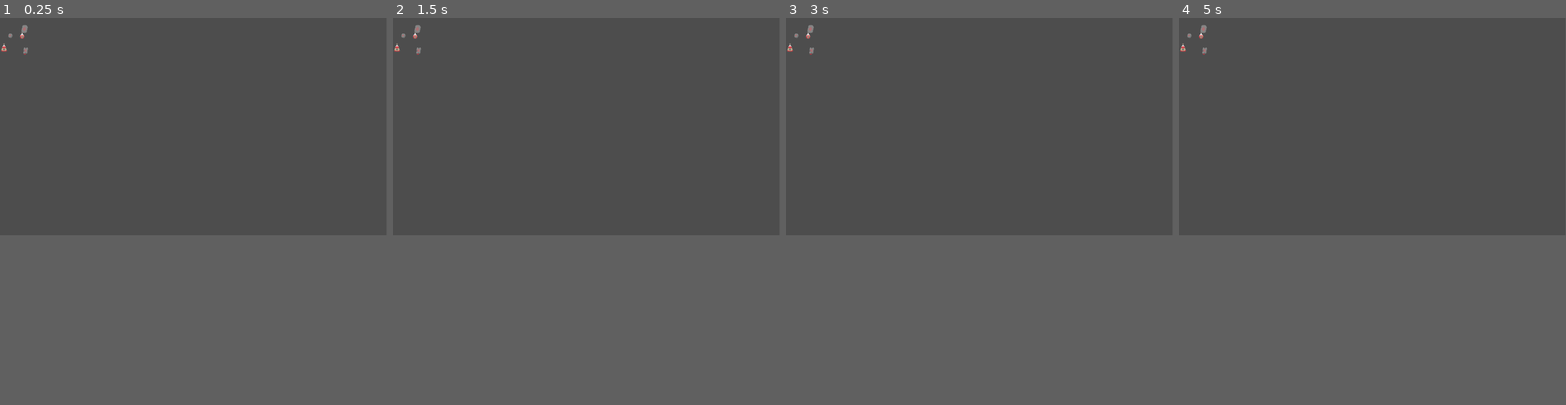
Above: before the commit, frames 1-4 (left to right).
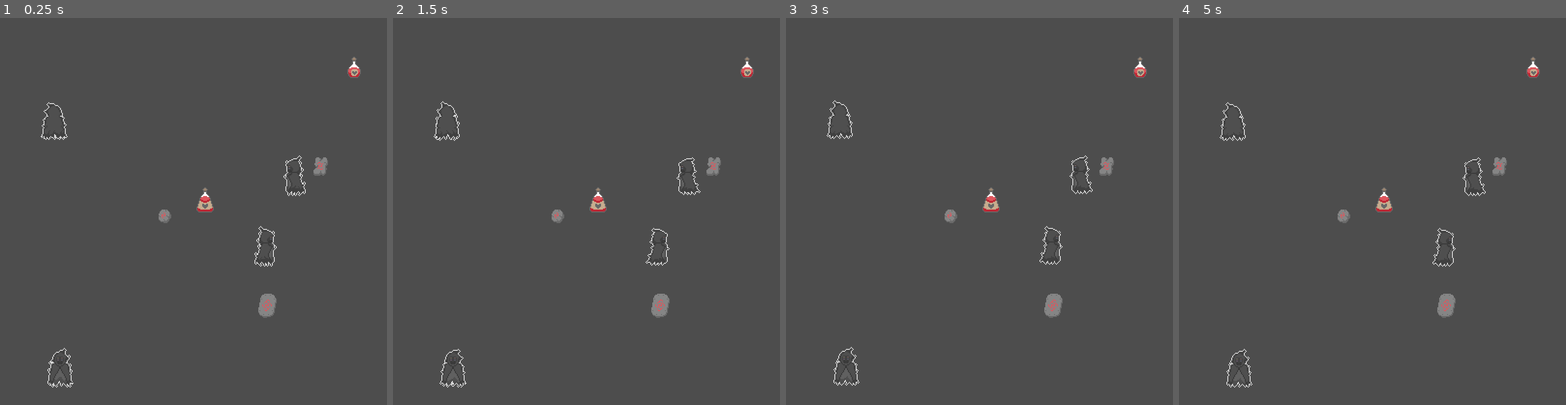
Above: after the commit, the same moments.

Repository: Mo-BiuS/Tool.ThingRef
Game: Godot game, scene res://Yggdrassil/Odhal/Odhal.tscn
Same seed, same stepped clock (60 frames per second), same inputs: the game is played once before the commit and once after it.
Inputs:
- Up to frame 1 (0.25 s): no input
- Up to frame 2 (1.5 s): no input
- Up to frame 3 (3 s): no input
- Up to frame 4 (5 s): no input
In our replay, the window is 799x449 before the commit and 800x800 after it. These sizes can differ from the game's own. Grey fills any space a smaller window leaves; there, only what the larger window draws over its background counts as a difference.

The runs differ from the first frame. In frame 1, 1.2% of the frame differs, in the area x 0-94%, y 1-96%; in frame 2, 1.2%; in frame 3, 1.2%; in frame 4, 1.2%.

Commit message:
sprite sheet work, loadList also

Diff:
--- /dev/null
+++ b/LoadList.json
@@ -0,0 +1,6 @@
+{
+	"LoadList":[
+		"res://Data/Core/",
+		"res://Mods/PlayerModTest/"
+	]
+}
--- a/Data/Core/Ref/ThingDef/char.json
+++ b/Mods/PlayerModTest/char.json
@@ -4,11 +4,11 @@
 			"name":"Player",
 			"description":"huwawawawa",
 			"spriteFramesData":{
-				"path":"res://Data/Core/Sprite/Shade.png",
-				"frameSize":[32,42],
+				"path":"res://Mods/PlayerModTest/Shade.png",
+				"frameSize":[32,48],
 				"animations":{
-					"north":[[0,3],[1,3],[2,3],[3,3]],
-					"east":[[0,4],[1,4],[2,4],[3,4]],
+					"north":[[0,2],[1,2],[2,2],[3,2]],
+					"east":[[0,3],[1,3],[2,3],[3,3]],
 					"south":[[0,0],[1,0],[2,0],[3,0]],
 					"west":[[0,1],[1,1],[2,1],[3,1]]
 				}
--- a/Yggdrassil/Data/Constant/Static/ArrayFunc.gd
+++ b/Yggdrassil/Data/Constant/Static/ArrayFunc.gd
@@ -1,7 +1,7 @@
 class_name ArrayFunc
 
 static func vector2iAt(array:Array)->bool:
-	return !(array.size() == 2 &&
+	return (array.size() == 2 &&
 	(array[0] is int || array[0] is float) &&
 	(array[1] is int || array[1] is float))
 static func getVector2i(array:Array)->Vector2i:
@@ -9,7 +9,7 @@
 
 static func vector2iArrayAt(array:Array)->bool:
 	for subArray in array:
-		if((subArray is Array && vector2iAt(subArray))):return false
+		if(!(subArray is Array && vector2iAt(subArray))):return false
 	return true
 static func getVector2iArrayAt(array:Array)->Array[Vector2i]:
 	var rep:Array[Vector2i] = []
--- a/Yggdrassil/Data/Constant/Static/DictFunc.gd
+++ b/Yggdrassil/Data/Constant/Static/DictFunc.gd
@@ -2,55 +2,50 @@
 
 static func mergeDict(d1:Dictionary,d2:Dictionary)->void:
 	for key in d2:
-		if(d1.has(key) && d1[key] is Dictionary && d2[key] is Dictionary):mergeDict(d1[key],d2[key])
-		else:d1[key] = d2[key]
+		if(d1.has(key)):
+			if(d1[key] is Dictionary && d2[key] is Dictionary):
+				mergeDict(d1[key],d2[key])
+			else:
+				d1[key] = d2[key]
+		else:
+			d1[key] = d2[key]
 
 #==================================================================================================#
-static func intAt(dict:Dictionary,path:String)->bool:
-	return dict.has(path) && (dict[path] is int || dict[path] is float)
-static func floatAt(dict:Dictionary,path:String)->bool:
-	return dict.has(path) && (dict[path] is int || dict[path] is float)
-static func stringAt(dict:Dictionary,path:String)->bool:
-	return dict.has(path) && dict[path] is String
-static func fileAt(dict:Dictionary,path:String)->bool:
-	if(!stringAt(dict,path)):return false
-	if(!FileAccess.file_exists(dict[path])):return false
+static func intAt(dict:Dictionary,key:String)->bool:
+	return dict.has(key) && (dict[key] is int || (dict[key] is float && dict[key] == float(int(dict[key]))))
+static func floatAt(dict:Dictionary,key:String)->bool:
+	return dict.has(key) && (dict[key] is int || dict[key] is float)
+static func stringAt(dict:Dictionary,key:String)->bool:
+	return dict.has(key) && dict[key] is String
+static func fileAt(dict:Dictionary,key:String)->bool:
+	if(!stringAt(dict,key)):return false
+	if(!FileAccess.file_exists(dict[key])):return false
 	return true
 #==================================================================================================#
-static func dictAt(dict:Dictionary,path:String)->bool:
-	return dict.has(path) && dict[path] is Dictionary
-static func arrayAt(dict:Dictionary,path:String)->bool:
-	return dict.has(path) && dict[path] is Array
+static func dictAt(dict:Dictionary,key:String)->bool:
+	return dict.has(key) && dict[key] is Dictionary
+static func arrayAt(dict:Dictionary,key:String)->bool:
+	return dict.has(key) && dict[key] is Array
 #==================================================================================================#
-static func rect2iAt(dict:Dictionary,path:String)->bool:
-	if(!dict.has(path) || !(dict[path] is Array)):return false
-	var test:Array = dict[path]
+static func rect2iAt(dict:Dictionary,key:String)->bool:
+	if(!dict.has(key) || !(dict[key] is Array)):return false
+	var test:Array = dict[key]
 
 	if(test.size() != 4):return false
 	for i in test:
 		if ! (i is int || i is float):return false
 	return true
-static func getRect2i(dict:Dictionary,path:String)->Rect2i:
-	var test:Array = dict[path]
+static func getRect2i(dict:Dictionary,key:String)->Rect2i:
+	var test:Array = dict[key]
 	return Rect2i(test[0],test[1],test[2],test[3])
-static func vector2iAt(dict:Dictionary,path:String)->bool:
-	if(!dict.has(path) || !(dict[path] is Array)):return false
-	var test:Array = dict[path]
+static func vector2iAt(dict:Dictionary,key:String)->bool:
+	if(!dict.has(key) || !(dict[key] is Array)):return false
+	var test:Array = dict[key]
 	if(test.size() != 2):return false
 	for i in test:
 		if ! (i is int || i is float):return false
 	return true
-static func getVector2i(dict:Dictionary,path:String)->Vector2i:
-	var test:Array = dict[path]
+static func getVector2i(dict:Dictionary,key:String)->Vector2i:
+	var test:Array = dict[key]
 	return Vector2i(test[0],test[1])
 #==================================================================================================#
-static func getAtlasIdFromDict(dict:Dictionary)->int:
-	if(!dictAt(dict,"atlasData")):return -1
-	if(!AtlasLoadData.isValidData(dict["atlasData"])):return -1
-
-	return WorldData.textureHandler.getAtlasId(AtlasLoadData.loadDataFrom(dict["atlasData"]))
-static func getSpriteFramesIdFromDict(dict:Dictionary)->int:
-	if(!dictAt(dict,"spriteFramesData")):return -1
-	if(!SpriteFramesLoadData.isValidData(dict["spriteFramesData"])):return -1
-
-	return WorldData.textureHandler.getSpriteFramesId(SpriteFramesLoadData.loadDataFrom(dict["spriteFramesData"]))
--- a/Yggdrassil/Data/Global/WorldData.gd
+++ b/Yggdrassil/Data/Global/WorldData.gd
@@ -6,3 +6,11 @@
 func _ready() -> void:
 	add_child(defHandler)
 	add_child(textureHandler)
+	WorldEvent.stateChanged.connect(_stateChanged)
+
+func _stateChanged(_old:E_State.Value,new:E_State.Value)->void:
+	match new:
+		E_State.LOADING_RESSOURCE_START:
+			defHandler.clear()
+			textureHandler.clear()
+			defHandler.startLoading()
--- a/Yggdrassil/Data/Handler/DefHandler.gd
+++ b/Yggdrassil/Data/Handler/DefHandler.gd
@@ -1,45 +1,52 @@
 class_name DefHandler extends Node
+
+const LOAD_LIST:="res://LoadList.json"
+
+var defKeys:Dictionary[GDScript,String] = {
+	ThingDef:"ThingDef"
+}
+var defLoadOrder:Array[GDScript] = [
+	ThingDef
+]
 
 var _loadingThread:Thread
 
-const CORE_FOLDER:="res://Data/Core/"
-
 var root:Dictionary[String,Dictionary]
 
-func _ready() -> void:
-	WorldEvent.stateChanged.connect(_stateChanged)
-
-func _stateChanged(_old:E_State.Value,new:E_State.Value)->void:
-	match new:
-		E_State.LOADING_RESSOURCE_START:
-			clear()
-			_loadingThread = Thread.new()
-			_loadingThread.start(_loading)
-
 #==============================================================================#
+func startLoading()->void:
+	_loadingThread = Thread.new()
+	_loadingThread.start(_loading)
 func _loading()->void:
-	_loadRefInFolder(CORE_FOLDER)
+	_loadRefFromDict(_loadAllDict())
 	WorldEvent.setState(E_State.LOADING_RESSOURCE_FINISHED)
 
-func _loadRefInFolder(path:String)->void:
-	var dir = DirAccess.open(path)
-	if(dir == null):return
+func _loadAllDict()->Dictionary:
+	var rep := {}
+	var loadDict:=_loadJsonFromPath(LOAD_LIST)
+	if(DictFunc.arrayAt(loadDict,"LoadList")):
+		var loadArray:Array = loadDict["LoadList"]
+		for path in loadArray:
+			DictFunc.mergeDict(rep,_getDictFromFolder(path))
+	return rep
 
-	var allDict:Dictionary = _getDictFromFolder(path+"Ref")
-	if(!allDict.is_empty()):
-		var sourceName:=path.get_slice("/",path.get_slice_count("/")-2)
-		root["ThingDef"] = {}
-		_loadThingDef(allDict,sourceName)
+func _loadRefFromDict(allDict:Dictionary)->void:
+	if(allDict.is_empty()):return
 
-func _loadThingDef(dict:Dictionary,sourceName:String)->void:
-	if(DictFunc.dictAt(dict,"ThingDef")):
-		root["ThingDef"] = {}
-		for key in dict["ThingDef"].keys():
-			var thing:=ThingDef.new()
-			thing.setMeta(key,sourceName)
-			thing.loadFromDict(dict["ThingDef"][key])
-			root["ThingDef"][key] = thing
-		dict.erase("ThingDef")
+	for script in defLoadOrder:
+		if(defKeys.has(script)):
+			var scriptName := defKeys[script]
+			if(DictFunc.dictAt(allDict,scriptName)):
+				root[scriptName] = {}
+				var scriptDict:Dictionary = allDict[scriptName]
+				for key in scriptDict.keys():
+					var thing:=ThingDef.new()
+					if(thing.loadFromDict(scriptDict[key])):
+						thing.setMeta(key)
+						root[scriptName][key] = thing
+				allDict.erase(scriptName)
+
+	if(!allDict.is_empty()):return
 
 #==============================================================================#
 func _getDictFromFolder(path:String)->Dictionary:
@@ -52,15 +59,22 @@
 	var fileName = dir.get_next()
 	while fileName != "":
 		if dir.current_is_dir():
-			DictFunc.mergeDict(rep,_getDictFromFolder(path+"/"+fileName))
+			DictFunc.mergeDict(rep,_getDictFromFolder(path.path_join(fileName)))
 		elif(fileName.ends_with(".json")):
-			var json_as_text = FileAccess.get_file_as_string(path+"/"+fileName)
-			var parsedData=JSON.parse_string(json_as_text)
-			if(parsedData != null && parsedData is Dictionary):
-				DictFunc.mergeDict(rep,JSON.parse_string(json_as_text))
+			DictFunc.mergeDict(rep,_loadJsonFromPath(path.path_join(fileName)))
 		fileName = dir.get_next()
-
+	dir.list_dir_end()
 	return rep
 
+func _loadJsonFromPath(path:String)->Dictionary:
+	if !FileAccess.file_exists(path) :
+		push_error("File not found : "+path)
+	var json := JSON.new()
+	if(json.parse(FileAccess.get_file_as_string(path)) != OK):
+		push_error("%s ligne %d : %s" % [path, json.get_error_line(), json.get_error_message()])
+	elif(json.data is Dictionary):
+		return json.data
+	return {}
+#==============================================================================#
 func clear()->void:
-	pass
+	root.clear()
--- a/Yggdrassil/Data/Handler/TextureHandler.gd
+++ b/Yggdrassil/Data/Handler/TextureHandler.gd
@@ -13,14 +13,6 @@
 var spriteFramesMutex:=Mutex.new()
 
 #==============================================================================#
-func _ready() -> void:
-	WorldEvent.stateChanged.connect(_stateChanged)
-
-func _stateChanged(_old:E_State.Value,new:E_State.Value)->void:
-	match new:
-		E_State.LOADING_RESSOURCE_START:
-			clear()
-
 func clear()->void:
 	keyToIdMutex.lock()
 	keyToId.clear()
@@ -45,14 +37,14 @@
 
 	if(textureDict.has(path)):rep = textureDict[path]
 	elif(FileAccess.file_exists(path)):
-		var loadedElement:=load(path)
-		if(loadedElement != null && loadedElement is Texture2D):
-			rep = loadedElement
+		var image:=Image.load_from_file(path)
+		if(image != null && image is Image):
+			rep = ImageTexture.create_from_image(image)
 			textureDict[path] = rep
 
 	textureDictMutex.unlock()
 	return rep
-func _getKeyFromId(key:String)->int:
+func _getIdFromKey(key:String)->int:
 	keyToIdMutex.lock()
 	if(keyToId.has(key)):
 		var id := keyToId[key]
@@ -61,23 +53,26 @@
 	keyToIdMutex.unlock()
 	return -1
 #==============================================================================#
-func getAtlasId(data:AtlasLoadData)->int:
-	var id:=_getKeyFromId(data.key)
+func getAtlasIdFromDict(dict:Dictionary)->int:
+	if(!DictFunc.dictAt(dict,"atlasData")):return -1
+	if(!AtlasLoadData.isValidData(dict["atlasData"])):return -1
+
+	return _getAtlasId(AtlasLoadData.loadDataFrom(dict["atlasData"]))
+func _getAtlasId(data:AtlasLoadData)->int:
+	var id:=_getIdFromKey(data.key)
 	if(id == -1):
 		var texture = _getTexture(data.texturePath)
 		if(texture == null):
-			keyToIdMutex.unlock()
 			return -1
 
-		var newAtlas:=AtlasTexture.new()
-		newAtlas.region = data.rect
-		newAtlas.atlas = texture
+		var newAtlas:=data.genAtlas(texture)
 
 		atlasMutex.lock()
 		id = atlasArray.size()
 		atlasArray.append(newAtlas)
 		atlasMutex.unlock()
 
+		keyToIdMutex.lock()
 		keyToId[data.key] = id
 		keyToIdMutex.unlock()
 
@@ -90,8 +85,31 @@
 	return rep
 
 #==============================================================================#
-func getSpriteFramesId(data:SpriteFramesLoadData)->int:
-	var id:=_getKeyFromId(data.key)
+func getSpriteFramesIdFromDict(dict:Dictionary)->int:
+	if(!DictFunc.dictAt(dict,"spriteFramesData")):return -1
+	if(!SpriteFramesLoadData.isValidData(dict["spriteFramesData"])):return -1
+	return _getSpriteFramesId(SpriteFramesLoadData.loadDataFrom(dict["spriteFramesData"]))
+func _getSpriteFramesId(data:SpriteFramesLoadData)->int:
+	var id:=_getIdFromKey(data.key)
 	if(id == -1):
-		pass
-	return -1
+		var texture = _getTexture(data.texturePath)
+		if(texture == null):
+			return -1
+
+		var newSpriteFrames := data.genSpriteFrames(texture)
+
+		spriteFramesMutex.lock()
+		id = spriteFramesArray.size()
+		spriteFramesArray.append(newSpriteFrames)
+		spriteFramesMutex.unlock()
+
+		keyToIdMutex.lock()
+		keyToId[data.key] = id
+		keyToIdMutex.unlock()
+	return id
+func getSpriteFrames(id:int)->SpriteFrames:
+	var rep:SpriteFrames = null
+	spriteFramesMutex.lock()
+	if(id >= 0 && id < spriteFramesArray.size()):rep = spriteFramesArray[id]
+	spriteFramesMutex.unlock()
+	return rep
--- a/Yggdrassil/Data/World/Ref/AtlasLoadData.gd
+++ b/Yggdrassil/Data/World/Ref/AtlasLoadData.gd
@@ -2,7 +2,7 @@
 
 var texturePath:String
 var rect:Rect2i
-var key
+var key:String
 
 static func isValidData(dict:Dictionary)->bool:
 	if(!DictFunc.fileAt(dict,"path")):return false
@@ -14,5 +14,12 @@
 	rep.rect = DictFunc.getRect2i(dict,"rect")
 	rep._genKey()
 	return rep
+
+
+func genAtlas(texture:Texture2D)->AtlasTexture:
+	var rep:=AtlasTexture.new()
+	rep.region = rect
+	rep.atlas = texture
+	return rep
 func _genKey()->void:
 	key = "A:%s:%d,%d,%d,%d" % [texturePath, rect.position.x, rect.position.y, rect.size.x, rect.size.y]
--- a/Yggdrassil/Data/World/Ref/Def/ThingDef.gd
+++ b/Yggdrassil/Data/World/Ref/Def/ThingDef.gd
@@ -1,7 +1,6 @@
 class_name ThingDef extends RefCounted
 
 var key:String = ""
-var source:String = ""
 
 var name:String = ""
 var descritpion:String = ""
@@ -9,18 +8,16 @@
 var atlasId:int = -1
 var spriteFramesId:int = -1
 
-func setMeta(k:String, s:String)->void:
+func setMeta(k:String)->void:
 	key = k
-	source = s
-
 func loadFromDict(dict:Dictionary)->bool:
 	if(DictFunc.stringAt(dict,"name")):name = dict["name"]
-	if(DictFunc.stringAt(dict,"descritpion")):descritpion = dict["descritpion"]
-	atlasId = DictFunc.getAtlasIdFromDict(dict)
-	spriteFramesId = DictFunc.getSpriteFramesIdFromDict(dict)
+	if(DictFunc.stringAt(dict,"descritpion")):descritpion = dict["descritption"]
+	atlasId = WorldData.textureHandler.getAtlasIdFromDict(dict)
+	spriteFramesId = WorldData.textureHandler.getSpriteFramesIdFromDict(dict)
 	return true
 
 func clear()->void:
 	pass
 func _to_string() -> String:
-	return "[ Thing : "+name+ " \t][ Source:"+source+" ]\n"
+	return "[ Thing : "+name+ " \t]"
--- a/Yggdrassil/Data/World/Ref/SpriteFramesLoadData.gd
+++ b/Yggdrassil/Data/World/Ref/SpriteFramesLoadData.gd
@@ -24,6 +24,18 @@
 	rep._genKey()
 	return rep
 
+func genSpriteFrames(texture:Texture2D)->SpriteFrames:
+	var rep := SpriteFrames.new()
+	rep.remove_animation(&"default")
+	for animName:String in animDict.keys():
+		rep.add_animation(animName)
+		for pos:Vector2i in animDict[animName]:
+			var frame:=AtlasTexture.new()
+			frame.region = Rect2i(pos*frameSize,frameSize)
+			frame.atlas = texture
+			rep.add_frame(animName,frame)
+	return rep
+
 func _genKey()->void:
 	key="S:%s:%d:%d" % [texturePath,frameSize.x, frameSize.y]
 	for animKey:String in animDict.keys():
--- a/Yggdrassil/Odhal/Odhal.gd
+++ b/Yggdrassil/Odhal/Odhal.gd
@@ -10,8 +10,18 @@
 			print("START")
 		E_State.LOADING_RESSOURCE_FINISHED:
 			print("FINISHED")
-			for t:ThingDef in WorldData.defHandler.root["ThingDef"].values():
-				var s:=Sprite2D.new()
-				s.texture = WorldData.textureHandler.getAtlas(t.atlasId)
-				s.position = Vector2i(randi()%100,randi()%100)
-				add_child(s)
+			if(WorldData.defHandler.root.has("ThingDef")):
+				for t:ThingDef in WorldData.defHandler.root["ThingDef"].values():
+					if(t.atlasId != -1):
+						var s:=Sprite2D.new()
+						s.texture = WorldData.textureHandler.getAtlas(t.atlasId)
+						s.position = Vector2i(randi()%400-200,randi()%400-200)
+						add_child(s)
+					if(t.spriteFramesId != -1):
+						var sf = WorldData.textureHandler.getSpriteFrames(t.spriteFramesId)
+						for n:String in sf.get_animation_names():
+							var s:=AnimatedSprite2D.new()
+							s.sprite_frames = sf
+							s.play(n)
+							s.position = Vector2i(randi()%400-200,randi()%400-200)
+							add_child(s)
--- a/Yggdrassil/Odhal/Odhal.tscn
+++ b/Yggdrassil/Odhal/Odhal.tscn
@@ -4,3 +4,6 @@
 
 [node name="Odhal" type="Node" unique_id=1369334604]
 script = ExtResource("1_5fh3y")
+
+[node name="Camera2D" type="Camera2D" parent="." unique_id=189038606]
+zoom = Vector2(2, 2)
--- a/project.godot
+++ b/project.godot
@@ -21,10 +21,16 @@
 WorldEvent="*uid://c4kwu4rdhnfbj"
 WorldData="*uid://b8s81vwjq7eph"
 
+[display]
+
+window/size/viewport_width=800
+window/size/viewport_height=800
+
 [file_customization]
 
 folder_colors={
 "res://Data/": "pink",
+"res://Mods/": "pink",
 "res://Yggdrassil/": "gray",
 "res://Yggdrassil/Data/Constant/": "gray",
 "res://Yggdrassil/Interface/": "green",
@@ -38,4 +44,5 @@
 
 [rendering]
 
+textures/canvas_textures/default_texture_filter=0
 rendering_device/driver.windows="d3d12"
Renamed: Data/Core/Ref/ThingDef/food.json -> Data/Core/Def/ThingDef/food.json
Renamed: Data/Core/Ref/ThingDef/potion.json -> Data/Core/Def/ThingDef/potion.json
Renamed: Data/Core/Ref/ThingDef/rune.json -> Data/Core/Def/ThingDef/rune.json
Renamed: Data/Core/Ref/ThingDef/scroll.json -> Data/Core/Def/ThingDef/scroll.json
Renamed: Data/Core/Sprite/Shade.png -> Mods/PlayerModTest/Shade.png
Not shown, changed: Mods/PlayerModTest/Shade.png.import
